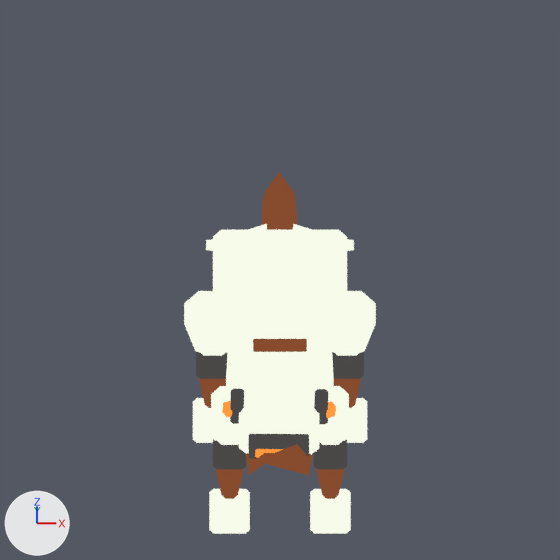
The Blender file art/blender/monsters/v2/leaper_tier2_rust.blend as it was, and as the next commit left it.
One viewpoint serves both versions: the file's camera 'ISO_CREA'. Lighting does not change. The marker at lower left points along +X, +Y and +Z. The older version comes first. Both versions are drawn at frame 26 of the action 'True lower clamp hingeAction'; the numbers are the values there.

The older version as bpy lines, for what is in view:
```python
me_cube_010 = bpy.data.meshes.new('Cube.010')
me_cube_010.from_pydata(...)  # 24 vertices, 26 faces; spans x -0.05..0.05, y -0.045..0.045, z -0.0375..0.0375
me_cube_010.materials.append(mat_black_iron)
ob_neck_steering_hinge = bpy.data.objects.new('Neck steering hinge', None)
ob_neck_steering_hinge.parent = ob_front_chest_carriage
ob_neck_steering_hinge.location = (0.0, -0.115, 0.025)
ob_neck_steering_hinge.rotation_euler = (0.15, 0.0, -0.0156)  # degrees (8.6, 0, -0.9)
ob_piston_knee_cap = bpy.data.objects.new('Piston knee cap', me_cube_010)
ob_piston_knee_cap.parent = ob_knee
ob_piston_knee_cap.location = (0.0, -0.025, 0.0)
ob_true_lower_clamp_hinge = bpy.data.objects.new('True lower clamp hinge', None)
ob_true_lower_clamp_hinge.parent = ob_neck_steering_hinge
ob_true_lower_clamp_hinge.location = (0.0, -0.005, -0.075)
ob_true_lower_clamp_hinge.rotation_euler = (0.025, 0.0, 0.0)  # degrees (1.4, 0, 0)
# also in view: 'Piston knee cap.002' at (-0.18, 0.166, 0.177); 'Split metal paw.002' at (-0.18, 0.157, 0.003); 'Split metal paw.003' at (0.18, 0.157, 0.003); 'Lower hooked clamp' at (0.0, -0.529, 0.33); 'Piston knee cap.001' at (0.135, -0.32, 0.177)
```
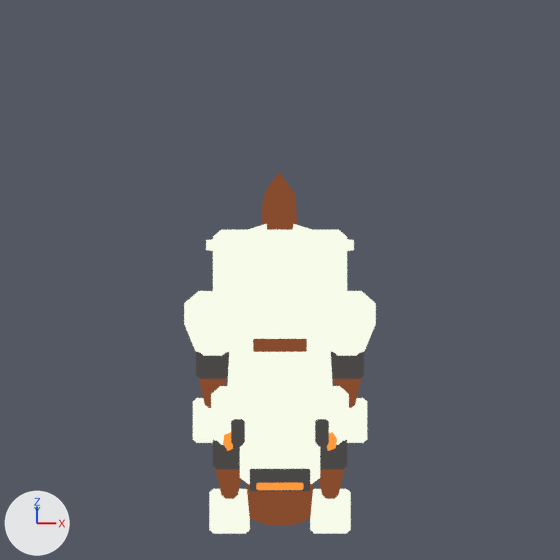
ob_neck_steering_hinge is not drawn itself; it is the parent of ob_dog_clamp_skull, ob_black_clamp_recess, ob_true_lower_clamp_hinge, ob_impact_furnace_mouth, ob_furnace_eye_housing, ob_orange_eye, ob_pointed_dog_ear, ob_furnace_eye_housing_001.
ob_true_lower_clamp_hinge is not drawn itself; it is the parent of ob_lower_hooked_clamp.

The change in detail:
Object 'Neck steering hinge' (ob_neck_steering_hinge) moves from (0.0, -0.115, 0.025) to (0.0, -0.305, 0.06).
Object 'Neck steering hinge' (ob_neck_steering_hinge) turns from (8.6, 0, -0.9) to (22, 0, 0) degrees about x, y and z.
Object 'True lower clamp hinge' (ob_true_lower_clamp_hinge) turns from (1.4, 0, 0) to (30, 0, 0) degrees about x, y and z.

Changed parts and their boxes [x1, y1, x2, y2] in the pictures (560 x 560 px):
'Dog clamp skull', moved, turned
    before: [239, 371, 320, 455]
    after: [240, 396, 320, 484]
'Lower hooked clamp', moved, turned
    before: [246, 445, 313, 475]
    after: [246, 483, 314, 525]
'Black clamp recess', moved, turned
    before: [249, 434, 309, 459]
    after: [250, 469, 310, 491]
'Pointed dog ear', moved, turned
    before: [226, 316, 256, 389]
    after: [226, 349, 256, 415]
'Pointed dog ear.001', moved, turned
    before: [304, 315, 334, 390]
    after: [304, 349, 334, 415]
'Furnace eye housing', moved, turned
    before: [230, 389, 244, 424]
    after: [231, 419, 245, 455]
'Furnace eye housing.001', moved, turned
    before: [314, 389, 328, 424]
    after: [315, 419, 329, 455]
'Orange mouth', moved, turned
    before: [255, 449, 283, 458]
    after: [256, 483, 304, 490]
'Orange eye.001', moved, turned
    before: [326, 401, 336, 418]
    after: [327, 432, 337, 451]
'Orange eye', moved, turned
    before: [222, 401, 232, 417]
    after: [223, 432, 233, 451]
